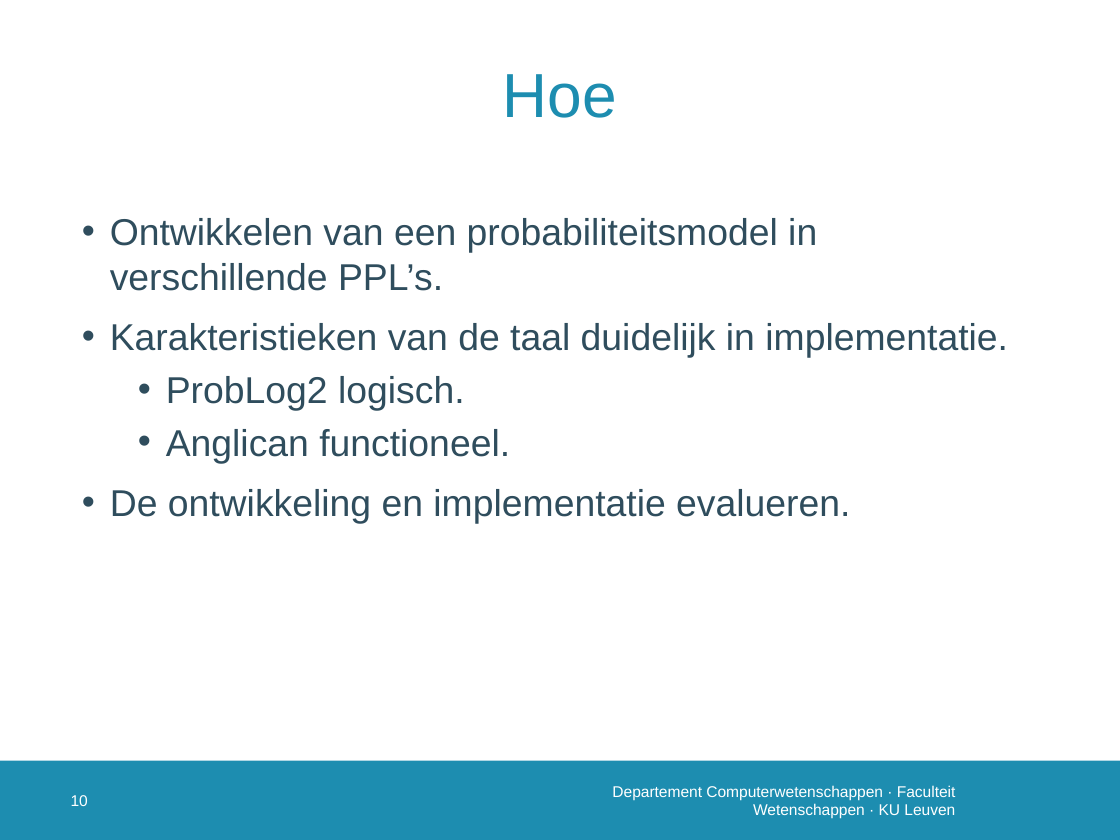
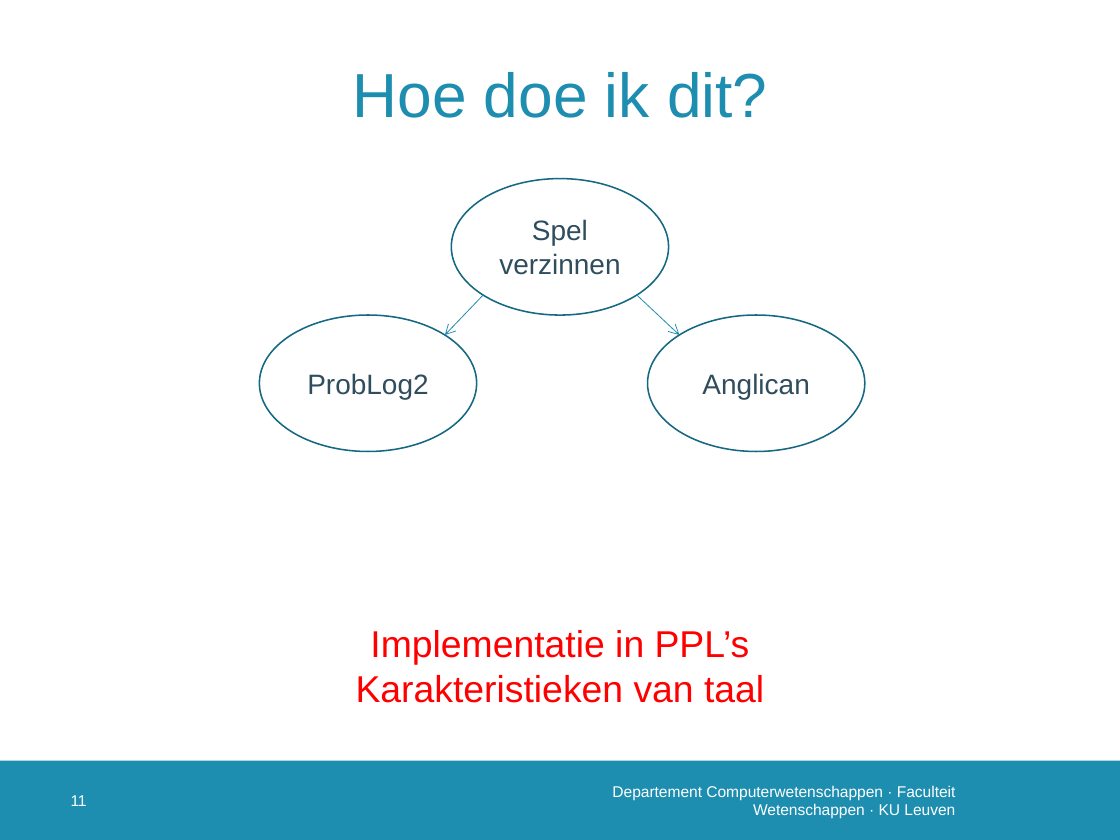
Before and after one commit to susverwimp/T208-Probabilistic-Programming-A-Case-Study, a slide deck: slide 12 of thesis/presentations/2 second/secondv2.pptx (slide 11 before the commit). Drawn at 1120x840 pixels with LibreOffice and Linux fonts; fonts in the diff are those of the drawing; background and template pictures are left out. Boxes give left, top, right and bottom in pixels: in the first picture for what was removed or moved away, otherwise in the second. Text is boxed around its words. In the diff, an @@ line names an element or a change of style, - is before the commit and + after.

```diff
--- a/thesis/presentations/2 second/secondv2.pptx
+++ b/thesis/presentations/2 second/secondv2.pptx
@@ title at bbox=[353, 72, 767, 118]: text changed @@
-Hoe
+Hoe doe ik dit?
@@ ellipse added at bbox=[451, 178, 669, 315], outline #156882 1 pt @@
@@ text removed at bbox=[110, 218, 1008, 524] @@
-• Ontwikkelen van een probabiliteitsmodel in verschillende PPL’s.
-• Karakteristieken van de taal duidelijk in implementatie.
-  • ProbLog2 logisch.
-  • Anglican functioneel.
-• De ontwikkeling en implementatie evalueren.
@@ text added at bbox=[499, 219, 620, 275], 18 pt, text #2F4D5D @@
+Spel verzinnen
@@ arrow added from (483, 295) to (445, 335), #1D8DB0 0.5 pt @@
@@ arrow added from (637, 295) to (680, 335), #1D8DB0 0.5 pt @@
@@ ellipse added at bbox=[260, 315, 477, 451], outline #156882 1 pt @@
@@ ellipse added at bbox=[647, 315, 865, 451], outline #156882 1 pt @@
@@ text added at bbox=[307, 373, 428, 399], 18 pt, text #2F4D5D @@
+ProbLog2
@@ text added at bbox=[702, 373, 809, 399], 18 pt, text #2F4D5D @@
+Anglican
@@ text added at bbox=[356, 630, 764, 703], 24 pt, text #FF0000 @@
+Implementatie in PPL’s
+Karakteristieken van taal
@@ page number at bbox=[71, 795, 87, 806]: text changed @@
-10
+11
```
Also in this commit, not shown: 8 other slides changed, 4 slides added, 2 slides removed.
